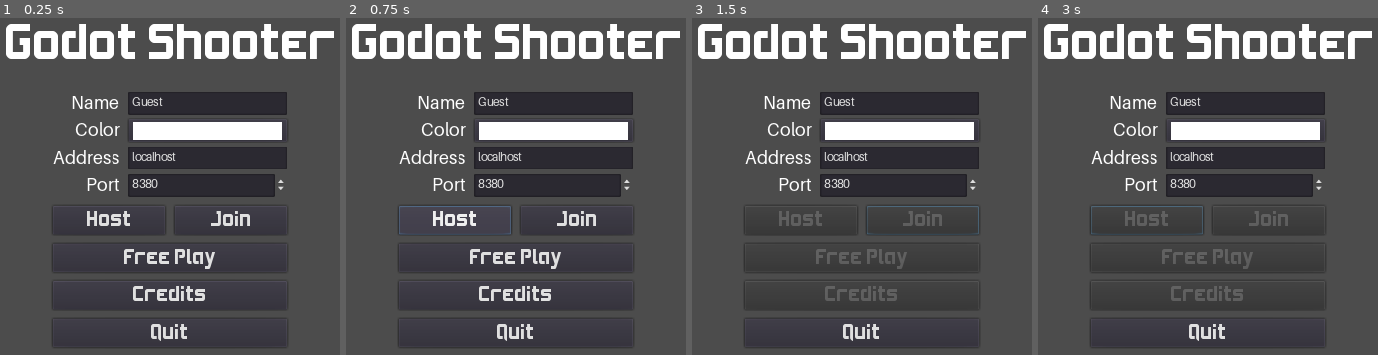
Above: before the commit, frames 1-4 (left to right).
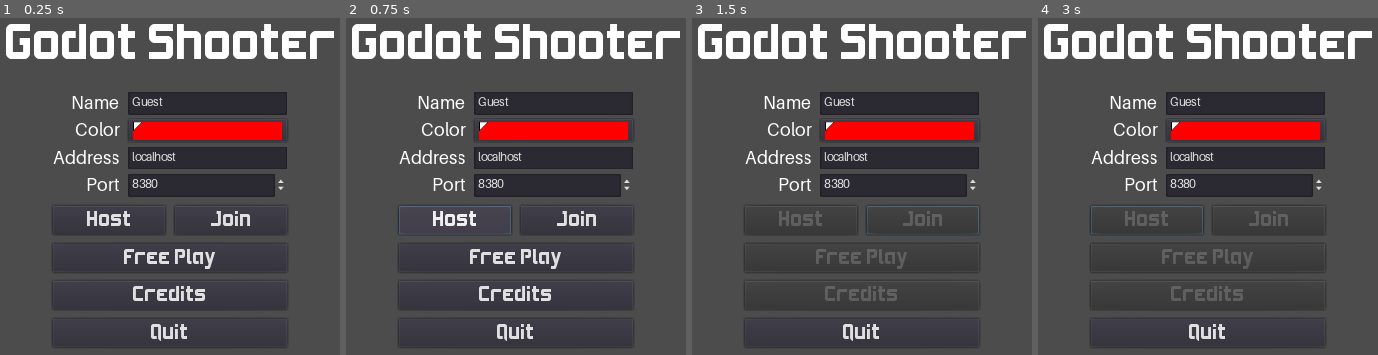
Above: after the commit, the same moments.

Repository: kdreese/godot-3D-shooter-project
Game: Godot game, scene res://src/states/Menu.tscn
Same seed, same stepped clock (60 frames per second), same inputs: the game is played once before the commit and once after it.
Inputs (mouse positions are in pixels of both pictures, inside the frame that each line leads up to):
- Up to frame 1 (0.25 s): no input
- Up to frame 2 (0.75 s): click "Host" at 0.5 s
- Up to frame 3 (1.5 s): click "Join" at 1.25 s
- Up to frame 4 (3 s): move the mouse to (outside the picture) at 2.02 s; press the mouse at (outside the picture) at 2.03 s; hold D (move_right) 2.03-2.78 s; move the mouse to (1170, 206) at 2.77 s; release the mouse at (1170, 206) at 2.78 s; hold S (move_backwards) from 2.78 s (still down); click (1170, 206) at 2.85 s

The runs differ from the first frame. In frame 1, 2.3% of the frame differs, in the area x 39-83%, y 30-37%; in frame 2, 2.3%; in frame 3, 2.3%; in frame 4, 2.3%.

Commit message:
Store name, color, address, and port to disk

Diff:
--- a/src/autoload/Global.gd
+++ b/src/autoload/Global.gd
@@ -1,11 +1,63 @@
 extends Node
+
+
+const CONFIG_PATH := "user://config.cfg"
+
+var config := {
+	"name": "Guest",
+	"favorite_color": Color(255, 0, 0, 255),
+	"address": "localhost",
+	"port": 8380,
+}
 
 
 func _ready() -> void:
 	randomize()
+	load_config()
+	pause_mode = Node.PAUSE_MODE_PROCESS
+
+
+# When the user quits the game, save the game before the engine fully quits
+func _notification(what: int) -> void:
+	if what == MainLoop.NOTIFICATION_WM_QUIT_REQUEST:
+		save_config()
+		get_tree().quit()
 
 
 func _input(event: InputEvent) -> void:
 	if event.is_action_pressed("toggle_fullscreen"):
 		OS.window_fullscreen = not OS.window_fullscreen
 		get_tree().set_input_as_handled()
+
+
+func load_config():
+	var config_file := File.new()
+	var error := config_file.open(CONFIG_PATH, File.READ)
+	if error:
+		push_warning("Could not open config file for reading")
+		return
+
+	var new_config_variant = config_file.get_var()
+	config_file.close()
+
+	if typeof(new_config_variant) != TYPE_DICTIONARY:
+		return
+	var new_config := new_config_variant as Dictionary
+
+	for key in config.keys():
+		if new_config.has(key) and typeof(new_config[key]) == typeof(config[key]):
+			var new_value = new_config[key]
+			if key == "port" and (new_value < 0 or new_value > 65535):
+				continue
+			config[key] = new_config[key]
+
+
+func save_config():
+	var config_file := File.new()
+	var error := config_file.open(CONFIG_PATH, File.WRITE)
+	if error:
+		push_error("Could not open config file for writing")
+		return
+
+	config_file.store_var(config)
+	config_file.close()
--- a/src/states/Menu.gd
+++ b/src/states/Menu.gd
@@ -15,8 +15,10 @@
 func _ready() -> void:
 	Input.mouse_mode = Input.MOUSE_MODE_VISIBLE
 	# Get the values from the multiplayer info singleton.
-	name_line_edit.text = MultiplayerInfo.my_info.name
-	color_picker_button.color = MultiplayerInfo.my_info.favorite_color
+	name_line_edit.text = Global.config.name
+	color_picker_button.color = Global.config.favorite_color
+	address_line_edit.text = Global.config.address
+	port_spin_box.value = Global.config.port
 
 
 # Enter the level scene and start playing the game.
@@ -27,11 +29,11 @@
 
 # Create and host a multiplayer session. Triggered by the "Host" button.
 func host_session() -> void:
-	MultiplayerInfo.my_info.name = name_line_edit.text
-	MultiplayerInfo.my_info.favorite_color = color_picker_button.color
+	MultiplayerInfo.my_info.name = Global.config.name
+	MultiplayerInfo.my_info.favorite_color = Global.config.favorite_color
 	var peer := NetworkedMultiplayerENet.new()
 	# warning-ignore:narrowing_conversion
-	var error := peer.create_server(port_spin_box.value, 4)
+	var error := peer.create_server(Global.config.port, 4)
 	if error:
 		OS.alert("Could not create server!")
 		return
@@ -59,7 +61,7 @@
 	MultiplayerInfo.my_info.favorite_color = color_picker_button.color
 	var peer := NetworkedMultiplayerENet.new()
 	# warning-ignore:narrowing_conversion
-	var error := peer.create_client(address_line_edit.text, port_spin_box.value)
+	var error := peer.create_client(Global.config.address, Global.config.port)
 	if error:
 		OS.alert("Could not create client!")
 		return
@@ -89,3 +91,19 @@
 
 func quit_game() -> void:
 	get_tree().notification(NOTIFICATION_WM_QUIT_REQUEST)
+
+
+func name_text_changed(new_text: String) -> void:
+	Global.config.name = new_text
+
+
+func color_changed(new_color: Color) -> void:
+	Global.config.favorite_color = new_color
+
+
+func address_text_changed(new_text: String) -> void:
+	Global.config.address = new_text
+
+
+func port_value_changed(new_value: float) -> void:
+	Global.config.port = int(new_value)
--- a/src/states/Menu.tscn
+++ b/src/states/Menu.tscn
@@ -162,6 +162,10 @@
 margin_bottom = 338.0
 text = "Quit"
 
+[connection signal="text_changed" from="V/V/G/NameLineEdit" to="." method="name_text_changed"]
+[connection signal="color_changed" from="V/V/G/ColorPickerButton" to="." method="color_changed"]
+[connection signal="text_changed" from="V/V/G/IpLineEdit" to="." method="address_text_changed"]
+[connection signal="value_changed" from="V/V/G/PortSpinBox" to="." method="port_value_changed"]
 [connection signal="pressed" from="V/V/H/HostButton" to="." method="host_session"]
 [connection signal="pressed" from="V/V/H/JoinButton" to="." method="join_session"]
 [connection signal="pressed" from="V/V/FreePlayButton" to="." method="free_play_session"]
